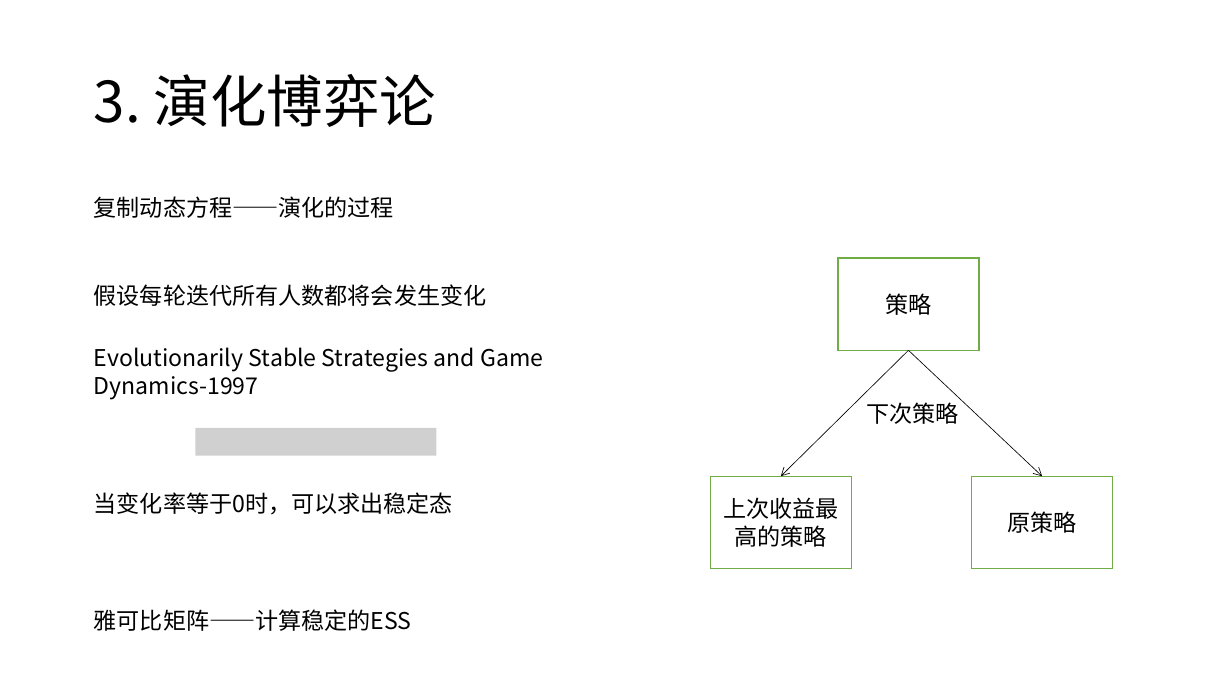
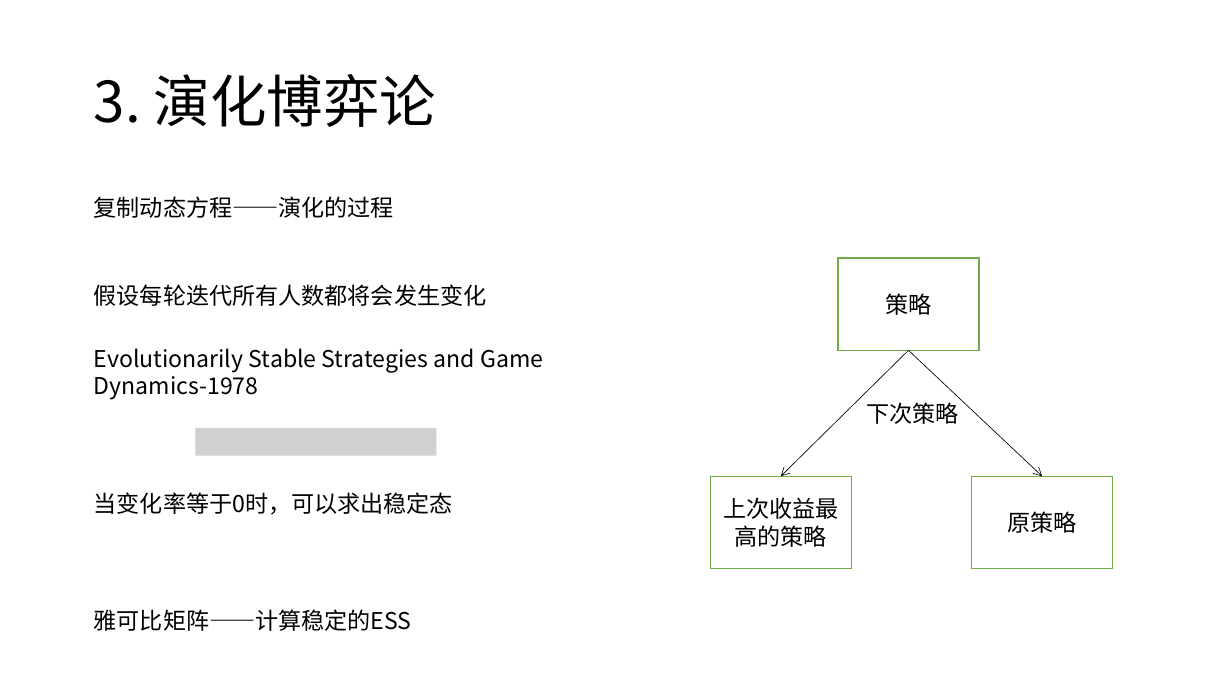
Before and after one commit to CHDYPY/paper, a slide deck: slide 13 of 报告/2021年9月4日/杨攀原.pptx. Drawn at 1232x693 pixels with LibreOffice and Linux fonts; fonts in the diff are those of the drawing; grey boxes stand for pictures. Boxes give left, top, right and bottom in pixels: in the first picture for what was removed or moved away, otherwise in the second. Text is boxed around its words. In the diff, an @@ line names an element or a change of style, - is before the commit and + after.

```diff
--- a/报告/2021年9月4日/杨攀原.pptx
+++ b/报告/2021年9月4日/杨攀原.pptx
@@ text at (94,348,543,400): text changed @@
-Evolutionarily Stable Strategies and Game Dynamics-1997
+Evolutionarily Stable Strategies and Game Dynamics-1978
```
Also in this commit, not shown: 3 other slides changed.
